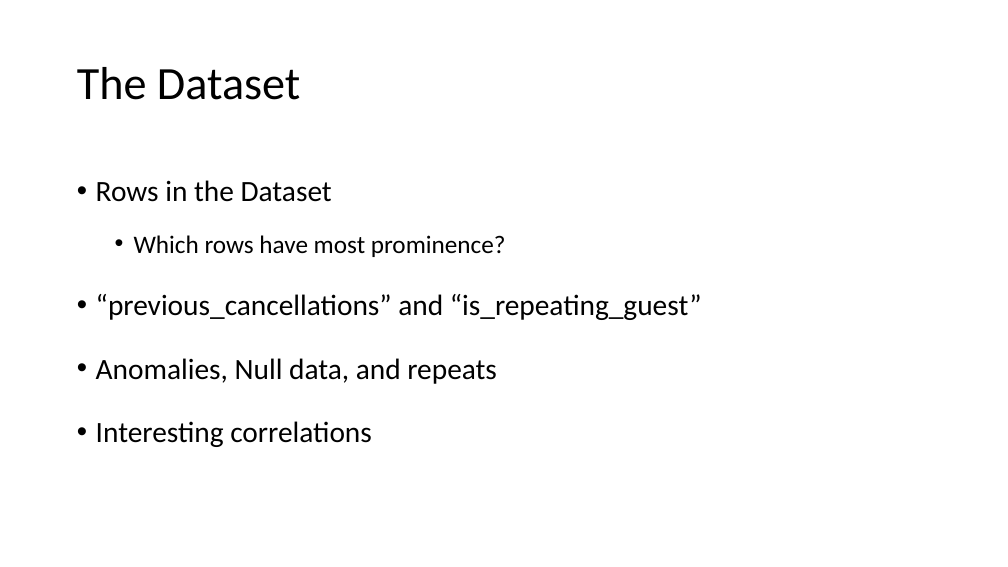
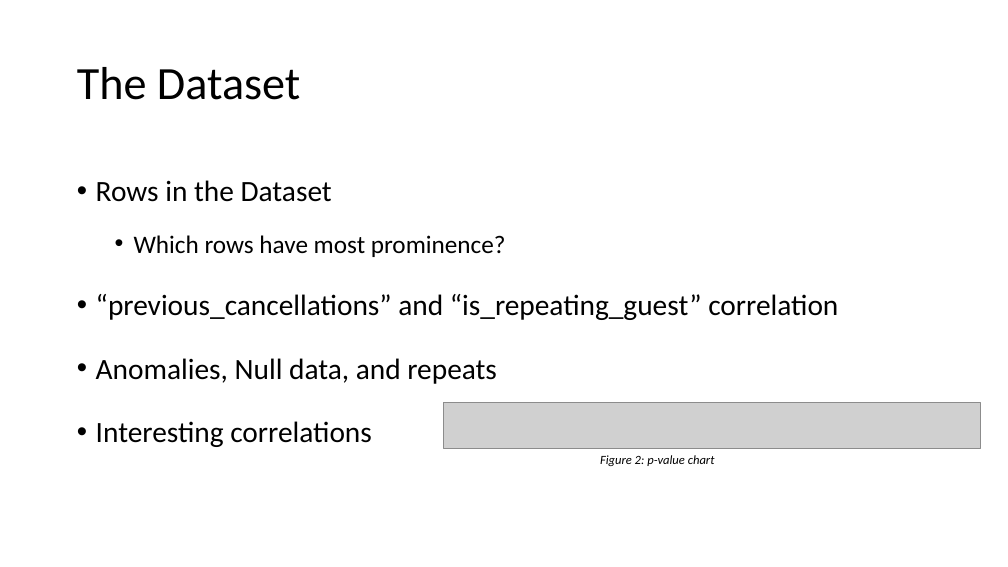
Before and after one commit to zhourichard19/CSE5243, a slide deck: slide 3 of Homework3/Homework3.pptx. Drawn at 1008x567 pixels with LibreOffice and Linux fonts; fonts in the diff are those of the drawing; grey boxes stand for pictures. Boxes give left, top, right and bottom in pixels: in the first picture for what was removed or moved away, otherwise in the second. Text is boxed around its words. In the diff, an @@ line names an element or a change of style, - is before the commit and + after.

```diff
--- a/Homework3/Homework3.pptx
+++ b/Homework3/Homework3.pptx
@@ text at (96, 294, 838, 320): text changed @@
-• “previous_cancellations” and “is_repeating_guest”
+• “previous_cancellations” and “is_repeating_guest” correlation
@@ picture added at (443, 402, 980, 448) @@
@@ text added at (600, 455, 715, 466), 12 pt, text #000000, italic @@
+Figure 2: p-value chart
```
Also in this commit, not shown: 3 other slides changed, 9 slides added, 5 slides removed.
